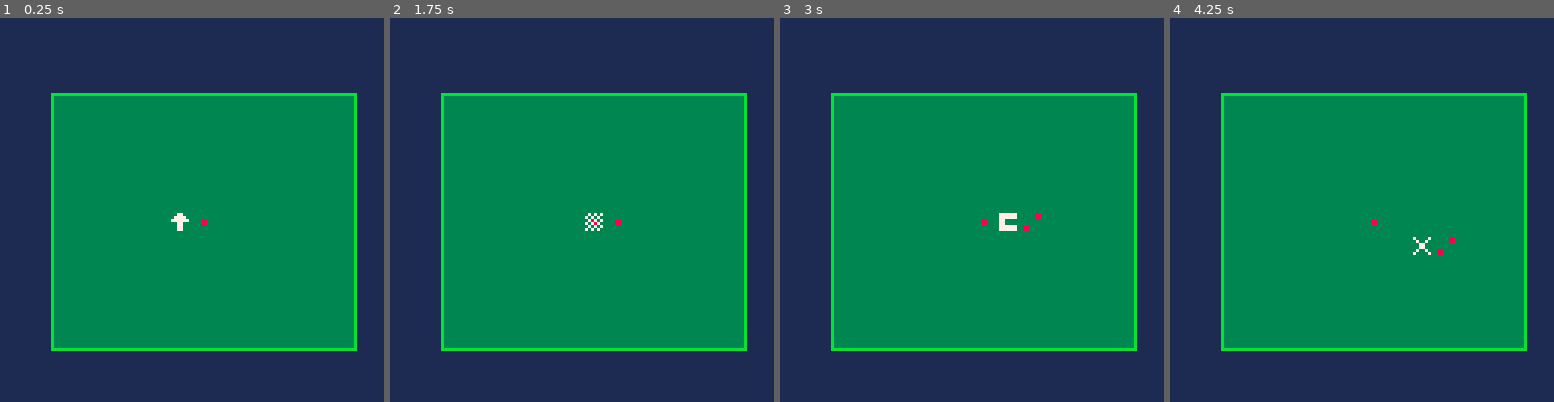
Above: before the commit, frames 1-4 (left to right).
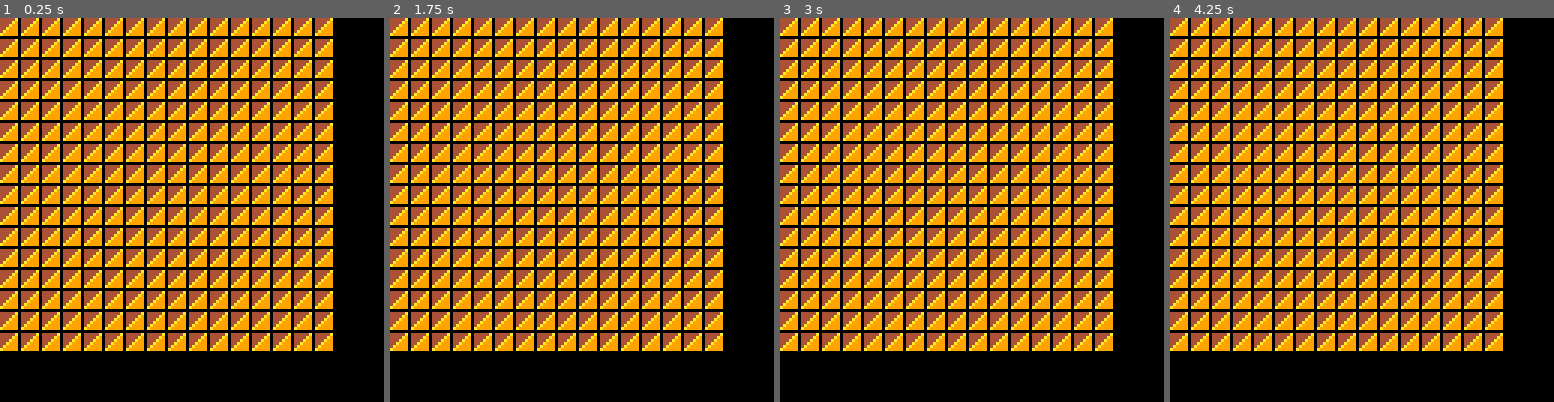
Above: after the commit, the same moments.

Repository: CicadaCinema/Shapebase
Game: PICO-8 cartridge main.p8
Two runs of this game, one before a commit and one after it. Both use one fixed random seed, a clock stepped at 60 frames per second and the inputs below.
Inputs:
- Up to frame 1 (0.25 s): no input
- Up to frame 2 (1.75 s): tap X (X key) at 0.33, 1.07 s; tap O (Z key) at 0.7, 1.7 s; hold Right from 1.6 s (still down)
- Up to frame 3 (3 s): tap X (X key) at 1.85, 2.97 s; release Right at 2.1 s; tap O (Z key) at 2.1, 2.5, 2.9 s; hold Up 2.15-2.42 s; hold Right from 2.47 s (still down)
- Up to frame 4 (4.25 s): release Right at 3.03 s; hold Left 3.08-3.58 s; tap O (Z key) at 3.3, 3.7, 4.1 s; hold Down 3.63-3.97 s; hold Right from 4.02 s (still down); tap X (X key) at 4.08 s

The runs differ from the first frame. In frame 1, 100% of the frame differs, in the area x 0-100%, y 0-100%; in frame 2, 100%; in frame 3, 100%; in frame 4, 100%.

Commit message:
grid now displays sprites

Diff:
--- a/main.p8
+++ b/main.p8
@@ -101,55 +103,66 @@
 
 
 function _draw()
-	for i=0,16 do
-		for j=0,16 do
-			spr(213, i*8, j*8)
+ --loop through the cells
+	for y=1,16 do
+		for x=1,16 do
+			-- fetch the sprite id from the grid array and draw it
+			-- ensure the first sprite is drawn at (0,0)
+			spr(grid[y][x], 7*(x-1), 7*(y-1))
 		end
 	end
-	i=0
-	j=0
-	for i=start_rany,islandy do
-		for j=start_ranx,islandx do
-			if j == start_ranx and i == start_rany then
-				spr(192, i*8, j*8)
-			elseif j == start_ranx and i == islandy then
-			 spr(193, i*8, j*8)
-			elseif j == islandx and i == islandy then
-			 spr(194, i*8, j*8)
-			elseif j == islandx and i == start_rany then
-				spr(195, i*8, j*8)
-			elseif j == start_ranx then
-				spr(201, i*8, j*8)
-			elseif i == islandy then
-				spr(202, i*8, j*8)
-			elseif j == islandx then
-				spr(203, i*8, j*8)
-			elseif i == start_rany then
-				spr(204, i*8, j*8)
-			elseif i>start_rany then
-				spr(200, i*8, j*8)
-		end
-
-	for i=0,(drawlen) do
-		spr(draw[3*i],draw[3*i+1],draw[3*i+2])
-	end
-
-	spr(0, x, y)
-	spr(0, x-8, y)
-	spr(sprite, x, y)
-	spr(128+mode, x-8, y)
-
-end
-end
+
+	--for i=0,16 do
+	--	for j=0,16 do
+	--		spr(213, i*8, j*8)
+	--	end
+	--end
+	--i=0
+	--j=0
+	--for i=start_rany,islandy do
+	--	for j=start_ranx,islandx do
+	--		if j == start_ranx and i == start_rany then
+	--			spr(192, i*8, j*8)
+	--		elseif j == start_ranx and i == islandy then
+	--		 spr(193, i*8, j*8)
+	--		elseif j == islandx and i == islandy then
+	--		 spr(194, i*8, j*8)
+	--		elseif j == islandx and i == start_rany then
+	--			spr(195, i*8, j*8)
+	--		elseif j == start_ranx then
+	--			spr(201, i*8, j*8)
+	--		elseif i == islandy then
+	--			spr(202, i*8, j*8)
+	--		elseif j == islandx then
+	--			spr(203, i*8, j*8)
+	--		elseif i == start_rany then
+	--			spr(204, i*8, j*8)
+	--		elseif i>start_rany then
+	--			spr(200, i*8, j*8)
+	--	end
+	--
+	--for i=0,(drawlen) do
+	--	spr(draw[3*i],draw[3*i+1],draw[3*i+2])
+	--end
+	--
+	--spr(0, x, y)
+	--spr(0, x-8, y)
+	--spr(sprite, x, y)
+	--spr(128+mode, x-8, y)
+ --end
+ --end
+
+
+
 end
 
 __gfx__
-00000000000000000000000000000000000000000000000000000000000000000000000000000000000000000000000033333333111111110000000000000000
-00000000000000000000088000088000000000000000000000000000000000000000000000000000088000000880000033333333111111110000000000000000
-00000000000000000000088000088000000000000008800008800880000000000008800008800880088880000888800033333333111111110000000880000000
-00000000000880000000000000000000000000000008800008800880000000000008800008800880088888800800888033333333111111110000000880000000
-00000000000880000000000000000000000000000000000000000000000000000000000000000000088888800800888033333333111111110000000000000000
-00000000000000000880000008800880088888800888888008888880088888800888888008888880088880000888800033333333111111110888888888888880
+44444a00000000000000000000000000000000000000000000000000000000000000000000000000000000000000000033333333111111110000000000000000
+4444a900000000000000088000088000000000000000000000000000000000000000000000000000088000000880000033333333111111110000000000000000
+444a9900000000000000088000088000000000000008800008800880000000000008800008800880088880000888800033333333111111110000000880000000
+44a99900000880000000000000000000000000000008800008800880000000000008800008800880088888800800888033333333111111110000000880000000
+4a999900000880000000000000000000000000000000000000000000000000000000000000000000088888800800888033333333111111110000000000000000
+a9999900000000000880000008800880088888800888888008888880088888800888888008888880088880000888800033333333111111110888888888888880
 00000000000000000880000008800880088888800888888008888880008888000088880000888800088000000880000033333333111111110088888888888800
 00000000000000000000000000000000000000000000000000000000000000000000000000000000000000000000000033333333111111110000000000000000
 00000000000000000000000000000000888888880008800000000000000000008888888800000000000000000000000000000000000000000000000000000000
@@ -176,12 +189,12 @@
 00000000000000000000000000000000000000000000000000000000000000000000000000000000000000000000000000000000000000000000000000000000
 00000000000000000000000000000000000000000000000000000000000000000000000000000000000000000000000000000000000000000000000000000000
 00000000000000000000000000000000000000000000000000000000000000000000000000000000000000000000000000000000000000000000000000000000
-00000000000000000000000000000000000000000000000000000000000000000000000000000000000000000000000000000000000000000000000000000000
-00000000000000000000000000000000000000000000000000000000000000000000000000000000000000000000000000000000000000000000000000000000
-00000000000000000000000000000000000000000000000000000000000000000000000000000000000000000000000000000000000000000000000000000000
-00000000000000000000000000000000000000000000000000000000000000000000000000000000000000000000000000000000000000000000000000000000
-00000000000000000000000000000000000000000000000000000000000000000000000000000000000000000000000000000000000000000000000000000000
-00000000000000000000000000000000000000000000000000000000000000000000000000000000000000000000000000000000000000000000000000000000
+44444a00000000000000000000000000000000000000000000000000000000000000000000000000000000000000000000000000000000000000000000000000
+4444a900000000000000000000000000000000000000000000000000000000000000000000000000000000000000000000000000000000000000000000000000
+444a9900000000000000000000000000000000000000000000000000000000000000000000000000000000000000000000000000000000000000000000000000
+44a99900000000000000000000000000000000000000000000000000000000000000000000000000000000000000000000000000000000000000000000000000
+4a999900000000000000000000000000000000000000000000000000000000000000000000000000000000000000000000000000000000000000000000000000
+a9999900000000000000000000000000000000000000000000000000000000000000000000000000000000000000000000000000000000000000000000000000
 00000000000000000000000000000000000000000000000000000000000000000000000000000000000000000000000000000000000000000000000000000000
 00000000000000000000000000000000000000000000000000000000000000000000000000000000000000000000000000000000000000000000000000000000
 00000000000000000000000000000000000000000000000000000000000000000000000000000000000000000000000000000000000000000000000000000000
